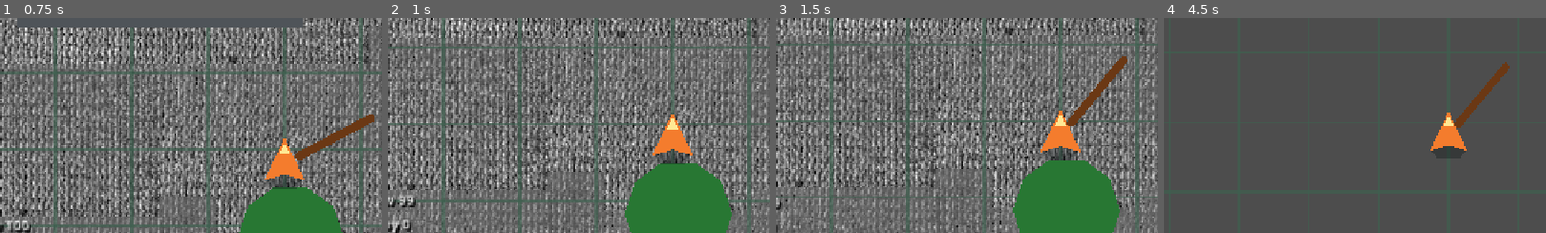
Above: before the commit, frames 1-4 (left to right).
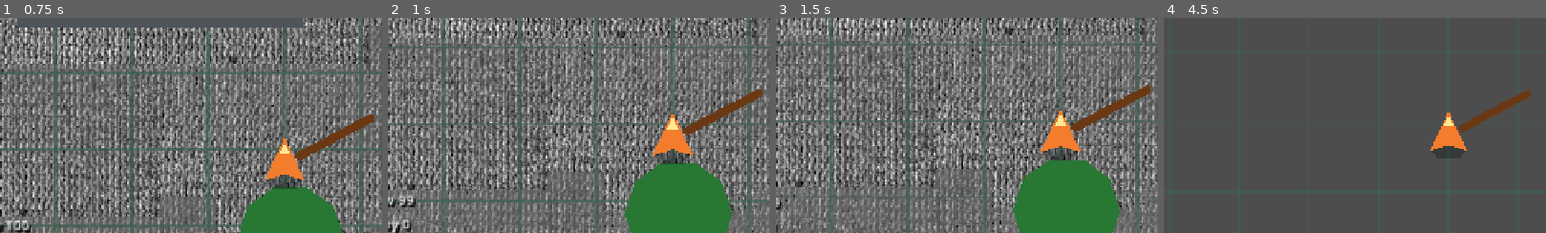
Above: after the commit, the same moments.

Repository: armikhalev/secret-sauce-godot
Game: Godot game, scene res://scenes/game.tscn
Two runs of this game, one before a commit and one after it. Both use one fixed random seed, a clock stepped at 60 frames per second and the inputs below.
Inputs (mouse positions are % of the whole screen's width and height, from its top left):
- Up to frame 1 (0.75 s): tap Enter (menu_accept) at 0.5 s; move the mouse to (72, 45) at 0.52 s; hold Right (menu_right) from 0.53 s (still down); hold F (attack) from 0.53 s (still down); click (72, 45) at 0.67 s
- Up to frame 2 (1 s): keep holding Right (menu_right); keep holding F (attack)
- Up to frame 3 (1.5 s): move the mouse to (30, 55) at 1.27 s; release Right (menu_right) at 1.28 s; release F (attack) at 1.28 s; hold Down (menu_down) from 1.28 s (still down); tap F (attack) at 1.35 s
- Up to frame 4 (4.5 s): tap Enter (menu_accept) at 2, 4.25 s; move the mouse to (60, 28) at 2.02 s; release Down (menu_down) at 2.03 s; hold Right (menu_right) 2.03-2.78 s; hold = (zoom_in) 2.03-2.78 s; tap F (attack) at 2.3, 3.05, 4.35 s; move the mouse to (45, 70) at 2.77 s; hold Up (menu_up) 2.78-3.53 s; tap - (zoom_out) at 2.85 s; click (45, 70) at 2.92 s; move the mouse to (80, 65) at 3.52 s; hold F (attack) 3.53-4.28 s; hold Left (menu_left) from 3.53 s (still down); move the mouse to (20, 35) at 4.27 s
The pictures show only the part of the screen within x 13-63%, y 23-73%; the shares and areas given below are measured in that part.

Frame 1 is identical in both runs. In frame 2, 0.9% of the frame differs, in the area x 77-98%, y 33-55%; in frame 3, 1.7%, in the area x 76-98%, y 17-54%; in frame 4, 1.5%.

Commit message:
hold button to repeatedly hit with stick

Diff:
--- a/scripts/player.gd
+++ b/scripts/player.gd
@@ -28,6 +28,7 @@
 var is_expanded_perception := false
 var is_dead := false
 var is_attacking := false
+var attack_button_held := false
 var is_poisoned := false
 var poison_stacks := 0
 var is_rebounding := false
@@ -58,6 +59,8 @@
 			is_rebounding = false
 			rebound_direction = Vector2.ZERO
 			velocity = Vector2.ZERO
+			if attack_button_held:
+				call_deferred("_attack_with_stick")
 		return
 
 	var direction := Input.get_vector("move_left", "move_right", "move_up", "move_down")
@@ -87,9 +90,13 @@
 
 
 func _unhandled_input(event: InputEvent) -> void:
+	if event.is_action_released("attack"):
+		attack_button_held = false
+		return
 	if is_dead or is_rebounding:
 		return
 	if event.is_action_pressed("attack"):
+		attack_button_held = true
 		_attack_with_stick()
 		get_viewport().set_input_as_handled()
 		return
@@ -136,6 +143,8 @@
 	await tween.finished
 	attack_pivot.hide()
 	is_attacking = false
+	if attack_button_held and not is_dead and not is_rebounding:
+		call_deferred("_attack_with_stick")
 
 
 func _find_nearest_stick_target() -> Node2D:
--- /dev/null
+++ b/tests/held_stick_attack_test.gd
@@ -0,0 +1,29 @@
+extends Node
+
+
+func _ready() -> void:
+	var player := (load("res://scenes/player.tscn") as PackedScene).instantiate()
+	var saykwastes := (load("res://scenes/saykwastes.tscn") as PackedScene).instantiate()
+	add_child(player)
+	add_child(saykwastes)
+	saykwastes.set_physics_process(false)
+	player.position = Vector2.ZERO
+	saykwastes.position = Vector2(70, 0)
+	await get_tree().process_frame
+
+	var press := InputEventAction.new()
+	press.action = "attack"
+	press.pressed = true
+	player._unhandled_input(press)
+	await get_tree().create_timer(0.85).timeout
+	assert(saykwastes.fear >= 3, "holding attack must produce consecutive stick strikes")
+
+	var release := InputEventAction.new()
+	release.action = "attack"
+	release.pressed = false
+	player._unhandled_input(release)
+	await get_tree().create_timer(0.3).timeout
+	var fear_after_release: int = saykwastes.fear
+	await get_tree().create_timer(0.5).timeout
+	assert(saykwastes.fear == fear_after_release, "releasing attack must stop consecutive strikes")
+	get_tree().quit(0)
--- /dev/null
+++ b/tests/held_stick_attack_test.tscn
@@ -0,0 +1,6 @@
+[gd_scene load_steps=2 format=3]
+
+[ext_resource type="Script" path="res://tests/held_stick_attack_test.gd" id="1_test"]
+
+[node name="HeldStickAttackTest" type="Node"]
+script = ExtResource("1_test")
Not shown, added: tests/held_stick_attack_test.gd.uid
